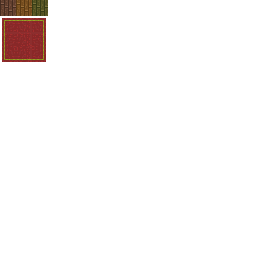
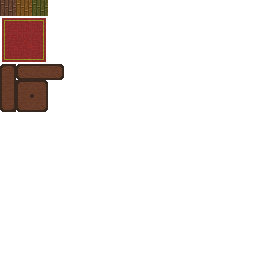
Layer changes from the first (256, 256) image to the second:
added layer "Wall6" above "Wall5 copie" over [32, 64, 48, 80]
added layer "Wall5 copie" above "Wall5" over [16, 80, 32, 96]
added layer "Wall5" above "Wall3 copie" over [32, 96, 48, 112]
added layer "Wall3 copie" above "Wall3" over [32, 80, 48, 96]
added layer "Wall3" above "Wall2" over [16, 96, 32, 112]
added layer "Wall2" above "Calque 1" over [0, 80, 16, 96]
added layer "Calque 1" above "Wall7" over [16, 64, 32, 80]
added layer "Wall7" above "Wall4" over [48, 64, 64, 80]
added layer "Wall4" above "Wall1" over [0, 96, 16, 112]
added layer "Wall1" above "Plank3" over [0, 64, 16, 80]
removed layer "Arrière-plan" over [0, 64, 64, 112]
